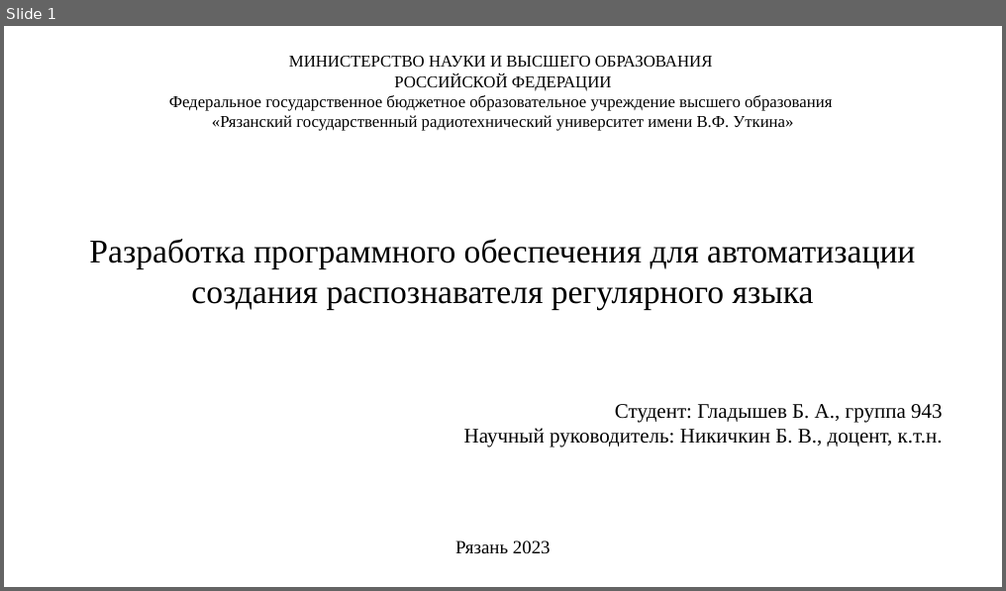
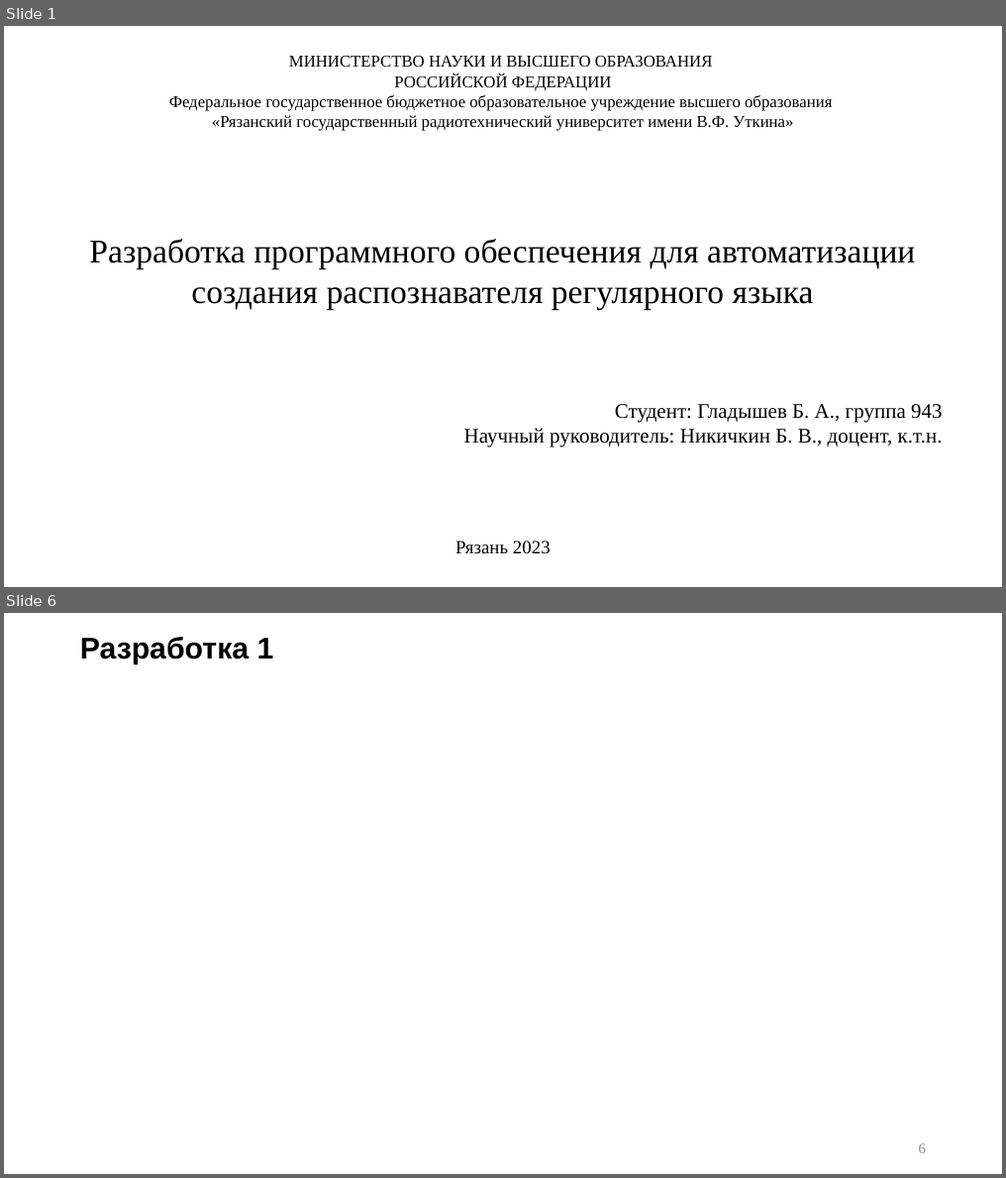
Before and after one commit to p6p62/RecognizerGenerator, a slide deck: Презентация на защиту.pptx. Shown one above the other, each under a label of ours: slide 1 before the commit, slides 1 and 6 after it; the slides between them are not shown. The pictures are 1006x591 and 1006x1178 pixels, drawn with LibreOffice and Linux fonts; fonts in the diff are those of the drawing. Boxes give left, top, right and bottom in pixels: in the first picture for what was removed or moved away, otherwise in the second. Text is boxed around its words. In the diff, an @@ line names an element or a change of style, - is before the commit and + after.

```diff
--- a/Презентация на защиту.pptx
+++ b/Презентация на защиту.pptx
@@ slide 6 added at [4,613,1002,1174], background #FFFFFF @@
@@ title added at [80,637,274,664], 28.8 pt, text #000000, bold @@
+Разработка 1
@@ page number added at [919,1144,926,1154], 14 pt, text #8C8C8C @@
+6
```
Also in this commit, not shown: 7 other slides added.
